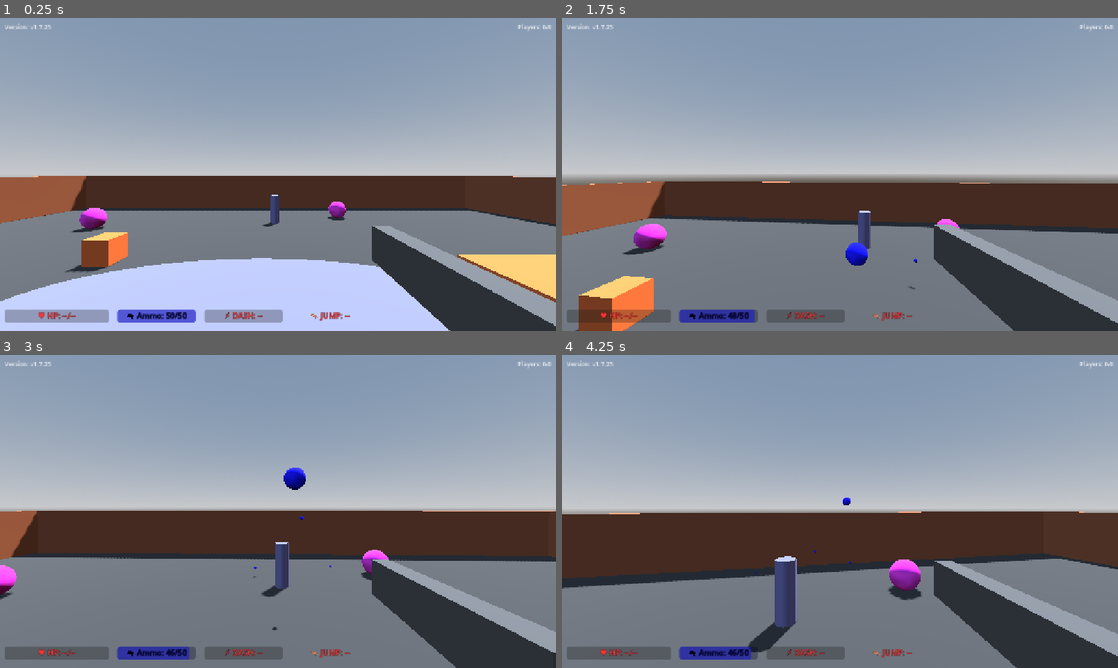
Above: before the commit, frames 1-4 (two rows, left to right).
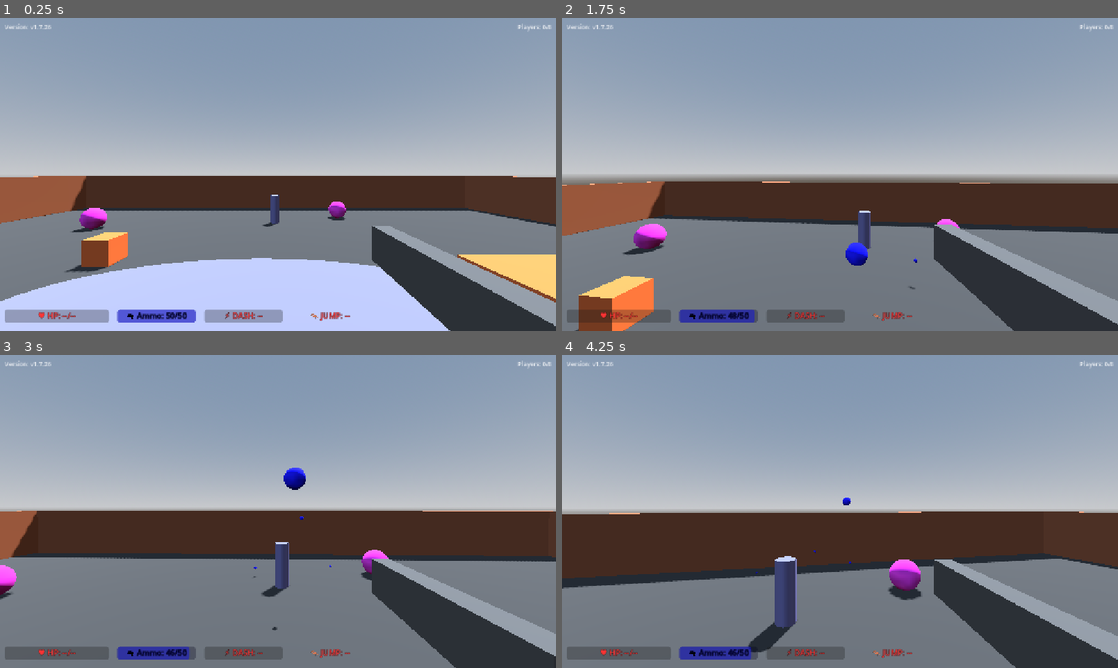
Above: after the commit, the same moments.

Repository: shikiuku/SimpleFPS
Game: Godot game, scene res://scenes/TestLevel.tscn
Two runs of this game, one before a commit and one after it. Both use one fixed random seed, a clock stepped at 60 frames per second and the inputs below. This scene is started directly instead of the project's main scene.
Inputs (mouse positions are in pixels of both pictures, inside the frame that each line leads up to):
- Up to frame 1 (0.25 s): no input
- Up to frame 2 (1.75 s): move the mouse to (867, 174) at 0.52 s; press the mouse at (867, 174) at 0.53 s; hold W (move_forward) from 0.53 s (still down); tap Space (jump) at 0.77, 1.52 s; move the mouse to (812, 174) at 1.27 s; release the mouse at (812, 174) at 1.28 s; tap Shift (run) at 1.35 s; click (812, 174) at 1.55 s
- Up to frame 3 (3 s): keep holding W (move_forward); move the mouse to (289, 505) at 2.02 s; press the mouse at (289, 505) at 2.03 s; move the mouse to (272, 517) at 2.77 s; release the mouse at (272, 517) at 2.78 s; click (272, 517) at 2.85 s
- Up to frame 4 (4.25 s): keep holding W (move_forward); tap Space (jump) at 3.02, 3.77 s; move the mouse to (878, 514) at 3.52 s; hold Shift (run) from 3.53 s (still down); click (878, 514) at 3.8 s

The runs differ from the first frame. In frame 1, less than 0.1% of the frame differs, in the area x 8-9%, y 2-4%; in frame 2, less than 0.1%; in frame 3, 0.2%; in frame 4, 0.3%, in the area x 8-100%, y 2-100%.

Commit message:
v1.7.26: 銃の反動アニメーション実装
- 銃を発射時に後方移動と上向き回転の反動アニメーションを追加
- Godot 4.4のTween APIに対応（create_tween()を使用）
- 反動距離: -0.1単位、持続時間: 0.08秒、復帰時間: 0.12秒
- 5度の上向き回転で現実的な反動表現を追加

🤖 Generated with [Claude Code](https://claude.ai/code)

Co-Authored-By: Claude <noreply@anthropic.com>

Diff:
--- a/project.godot
+++ b/project.godot
@@ -11,7 +11,7 @@
 [application]
 
 config/name="Simple FPS"
-config/version="1.7.25"
+config/version="1.7.26"
 config/tags=PackedStringArray("3d", "multiplayer", "fps")
 run/main_scene="res://scenes/MainMenu.tscn"
 config/features=PackedStringArray("4.4", "Forward Plus")
--- a/scenes/SimpleMobileUI.tscn
+++ b/scenes/SimpleMobileUI.tscn
@@ -33,8 +33,6 @@
 anchor_top = 0.65
 anchor_right = 0.98
 anchor_bottom = 0.8
-offset_left = 0.0
-offset_top = 0.0
 offset_right = -10.0
 offset_bottom = -10.0
 text = "SHOOT"
@@ -45,8 +43,6 @@
 anchor_top = 0.82
 anchor_right = 0.98
 anchor_bottom = 0.97
-offset_left = 0.0
-offset_top = 0.0
 offset_right = -10.0
 offset_bottom = -10.0
 text = "JUMP"
@@ -57,8 +53,6 @@
 anchor_top = 0.82
 anchor_right = 0.86
 anchor_bottom = 0.97
-offset_left = 0.0
-offset_top = 0.0
 offset_right = -10.0
 offset_bottom = -10.0
 text = "DASH"
--- a/scripts/GameUI.gd
+++ b/scripts/GameUI.gd
@@ -12,7 +12,7 @@
 @onready var kill_notification_label = $KillNotificationLabel
 
 # ゲームのバージョン
-const VERSION = "v1.7.25"
+const VERSION = "v1.7.26"
 
 func _ready():
 	# バージョンを表示
--- a/scripts/SimpleFPSController.gd
+++ b/scripts/SimpleFPSController.gd
@@ -41,6 +41,13 @@
 # 弾丸のプリロード
 var bullet_scene = preload("res://scenes/Bullet.tscn")
 
+# 銃の反動アニメーション関連
+var gun_original_position: Vector3
+var gun_recoil_tween: Tween
+const RECOIL_DISTANCE = -0.1  # 反動で後退する距離
+const RECOIL_DURATION = 0.08  # 反動の持続時間（秒）
+const RECOIL_RETURN_DURATION = 0.12  # 元の位置に戻る時間（秒）
+
 # HPシステム
 @export var max_health = 100
 var current_health = 100
@@ -98,6 +105,12 @@
 	# 三段ジャンプシステムの初期化
 	current_jump_count = 0
 	was_on_floor_last_frame = is_on_floor()
+
+	# 銃の反動アニメーション初期化
+	if gun_model:
+		gun_original_position = gun_model.position
+		gun_recoil_tween = create_tween()
+		print("Gun recoil system initialized - Original position: ", gun_original_position)
 
 	# プレイヤー上部のHP表示を初期化
 	call_deferred("update_overhead_health_display")
@@ -561,6 +574,31 @@
 	dash_direction = Vector3.ZERO
 	print("Dash ended")
 
+# 銃の反動アニメーション関数
+func play_gun_recoil():
+	if not gun_model:
+		return
+
+	print("Playing gun recoil animation")
+
+	# 既存のアニメーションを停止
+	if gun_recoil_tween:
+		gun_recoil_tween.kill()
+
+	# 新しいTweenを作成
+	gun_recoil_tween = create_tween()
+	gun_recoil_tween.set_parallel(true)  # パラレルモードを有効
+
+	# 反動アニメーション：銃を後方に移動
+	var recoil_position = gun_original_position + Vector3(0, 0, RECOIL_DISTANCE)
+	gun_recoil_tween.tween_property(gun_model, "position", recoil_position, RECOIL_DURATION)
+	gun_recoil_tween.tween_property(gun_model, "position", gun_original_position, RECOIL_DURATION + RECOIL_RETURN_DURATION)
+
+	# 少し上向きの反動も追加（リアルな感じ）
+	var recoil_rotation = gun_model.rotation + Vector3(-0.05, 0, 0)  # 5度上向き
+	gun_recoil_tween.tween_property(gun_model, "rotation", recoil_rotation, RECOIL_DURATION * 0.5)
+	gun_recoil_tween.tween_property(gun_model, "rotation", Vector3.ZERO, RECOIL_DURATION * 0.5 + RECOIL_RETURN_DURATION * 1.5)
+
 func shoot():
 	# 死亡中は射撃できない
 	if is_dead:
@@ -574,6 +612,9 @@
 	# 弾数を減らす
 	current_ammo -= 1
 	print("Shot fired! Ammo remaining: ", current_ammo, "/", max_ammo)
+
+	# 銃の反動アニメーションを再生
+	play_gun_recoil()
 
 	# 弾数表示を更新
 	update_ammo_display()
Not shown, changed: web-build/index.html
Not shown, changed: web-build/index.pck
